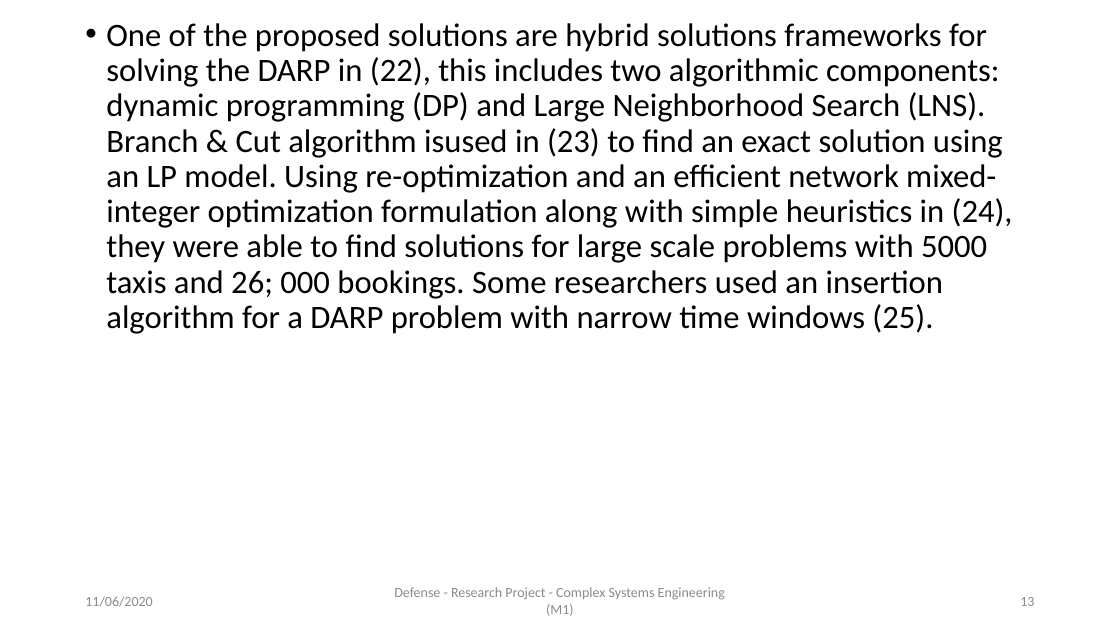
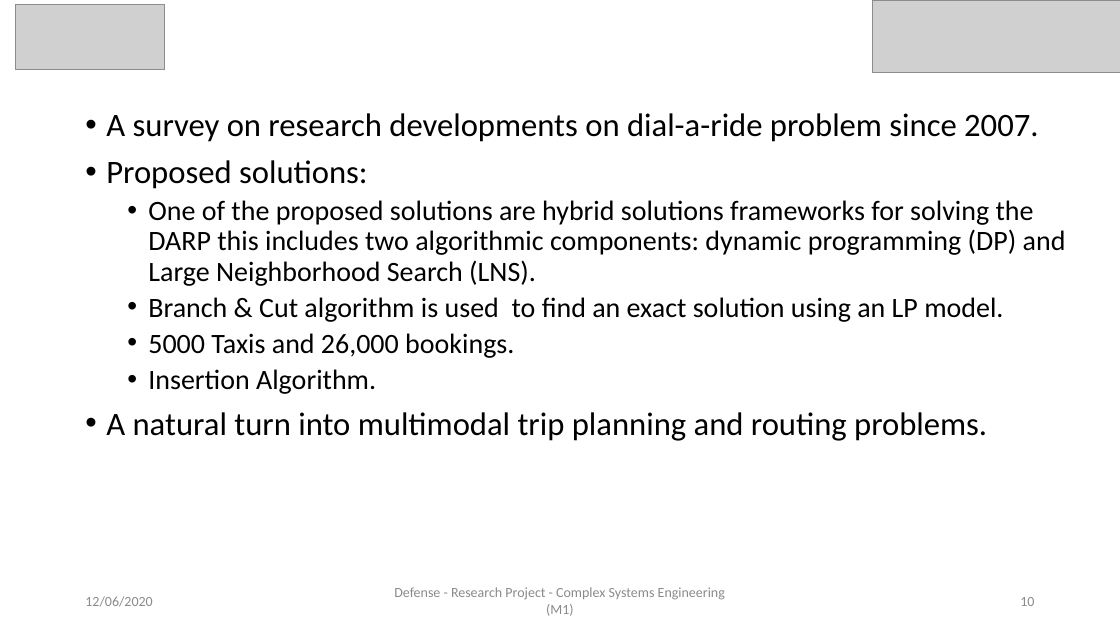
Before and after one commit to AymanABDELHAMID/OD_MTO_DARP, a slide deck: slide 10 of Presentation/presentation_AymanMahmoud.pptx (slide 13 before the commit). Drawn at 1120x630 pixels with LibreOffice and Linux fonts; fonts in the diff are those of the drawing; grey boxes stand for pictures. Boxes give left, top, right and bottom in pixels: in the first picture for what was removed or moved away, otherwise in the second. Text is boxed around its words. In the diff, an @@ line names an element or a change of style, - is before the commit and + after.

```diff
--- a/Presentation/presentation_AymanMahmoud.pptx
+++ b/Presentation/presentation_AymanMahmoud.pptx
@@ picture added at <box>15,4,164,69</box> @@
@@ picture added at <box>873,0,1120,72</box> @@
@@ text at <box>106,113,1066,441</box>: text changed; size 28 to 24 pt @@
-• One of the proposed solutions are hybrid solutions frameworks for solving the DARP in (22), this includes two algorithmic components: dynamic programming (DP) and Large Neighborhood Search (LNS). Branch & Cut algorithm isused in (23) to find an exact solution using an LP model. Using re-optimization and an efficient network mixed-integer optimization formulation along with simple heuristics in (24), they were able to find solutions for large scale problems with 5000 taxis and 26; 000 bookings. Some researchers used an insertion algorithm for a DARP problem with narrow time windows (25).
+• A survey on research developments on dial-a-ride problem since 2007.
+• Proposed solutions:
+  • One of the proposed solutions are hybrid solutions frameworks for solving the DARP this includes two algorithmic components: dynamic programming (DP) and Large Neighborhood Search (LNS).
+  • Branch & Cut algorithm is used to find an exact solution using an LP model.
+  • 5000 Taxis and 26,000 bookings.
+  • Insertion Algorithm.
+• A natural turn into multimodal trip planning and routing problems.
@@ text at <box>85,596,152,607</box>: text changed @@
-11/06/2020
+12/06/2020
@@ page number at <box>1020,597,1034,606</box>: text changed @@
-13
+10
```
Also in this commit, not shown: 31 other slides changed, 7 slides removed, 4 other files.
